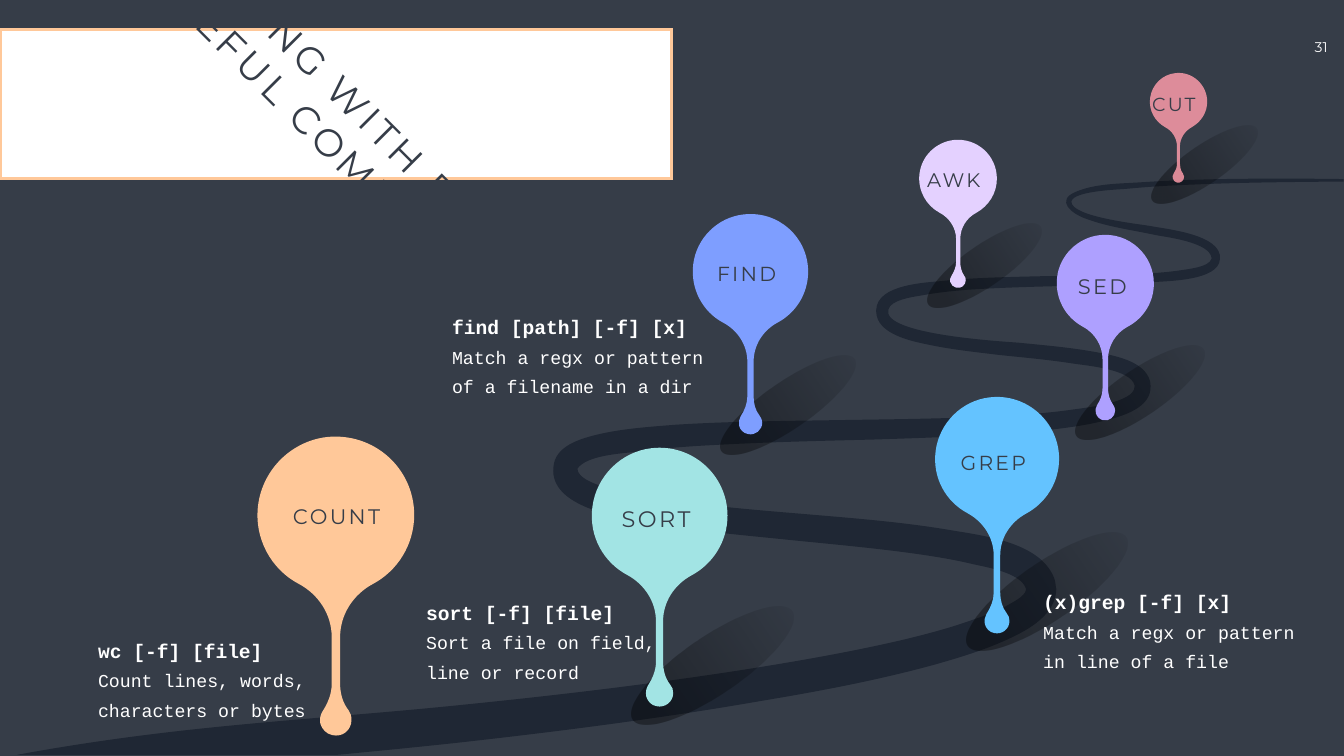
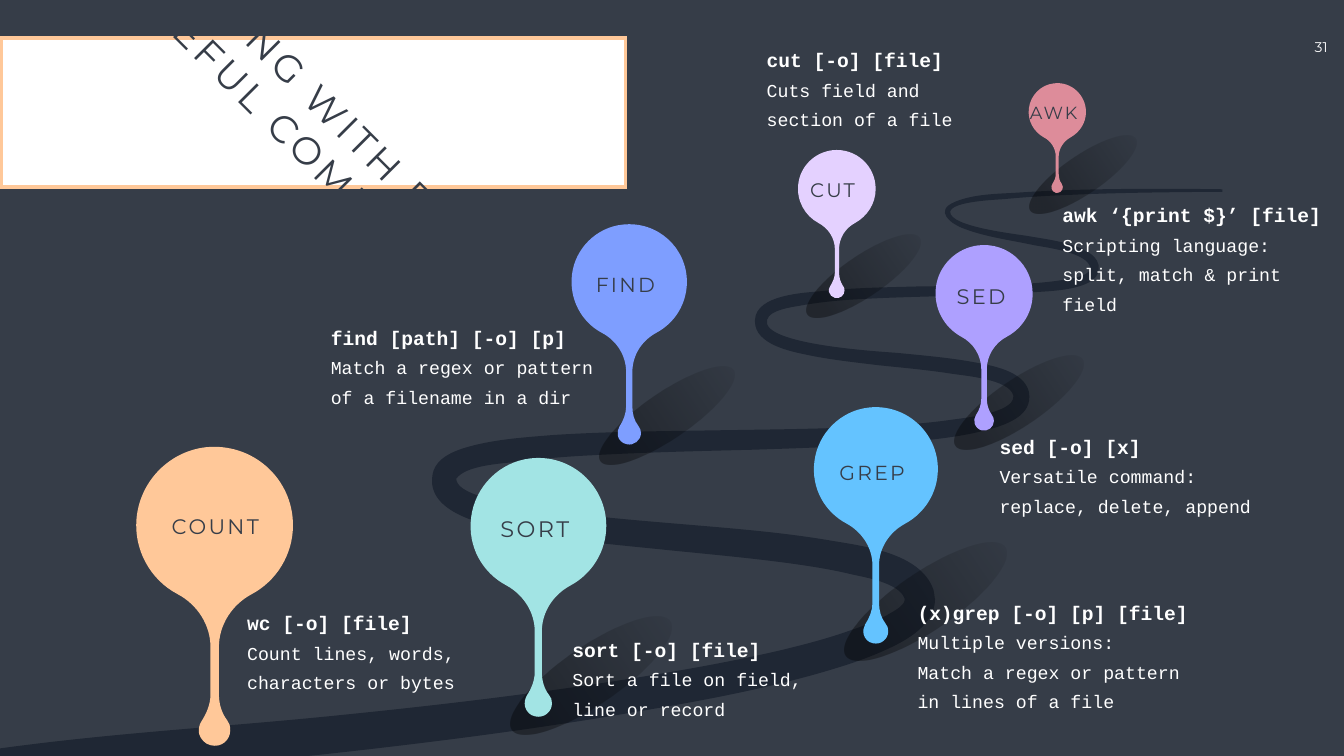
Before and after one commit to Center-for-Health-Data-Science/Just-Bash-It, a slide deck: slide 31 of Commandline_Workshop.pptx. Drawn at 1344x756 pixels with LibreOffice and Linux fonts; fonts in the diff are those of the drawing. Boxes give left, top, right and bottom in pixels: in the first picture for what was removed or moved away, otherwise in the second. Text is boxed around its words. In the diff, an @@ line names an element or a change of style, - is before the commit and + after.

Commit message:
section on advanced commands added - not done

```diff
--- a/Commandline_Workshop.pptx
+++ b/Commandline_Workshop.pptx
@@ rectangle: place and size @@
-rectangle at (0, 30, 672, 179)
+rectangle at (2, 38, 626, 187)
@@ text "CUT": place and size @@
-text "CUT" at (1124, 90, 1232, 119)
+text "CUT" at (767, 54, 802, 67)
@@ text "CUT" at (767, 54, 802, 67): size 27 to 28 pt, letter spacing 3 to 3.1 pt @@
@@ text added at (767, 53, 953, 126), 26 pt, text #FFFFFF @@
+cut [-o] [file]
+Cuts field and section of a file
@@ line "WORKING WITH FILES -": place and size @@
-line "WORKING WITH FILES -" at (336, 55, 406, 126)
+line "WORKING WITH FILES -" at (314, 64, 384, 134)
@@ text "AWK": place and size @@
-text "AWK" at (927, 173, 980, 187)
+text "AWK" at (1030, 106, 1077, 124)
@@ text "AWK" at (1030, 106, 1077, 124): size 28 to 25 pt, letter spacing 3.1 to 2.8 pt @@
@@ text added at (1062, 208, 1321, 312), 26 pt, text #FFFFFF @@
+awk ‘{print $}’ [file]
+Scripting language: split, match & print field
@@ text at (331, 331, 593, 404): text changed @@
-find [path] [-f] [x]
-Match a regx or pattern of a filename in a dir
+find [path] [-o] [p]
+Match a regex or pattern of a filename in a dir
@@ text added at (1000, 440, 1251, 517), 26 pt, text #FFFFFF @@
+sed [-o] [x]
+Versatile command: replace, delete, append
@@ 8 freeform shapes, 6 ellipses, 5 texts: place and size @@
-8 freeform shapes, 6 ellipses, 5 texts at (18, 73, 1344, 755)
+8 freeform shapes, 6 ellipses, 5 texts at (0, 83, 1222, 756)
@@ text "wc [-o] [file]": place and size @@
-text "wc [-o] [file]" at (98, 644, 306, 721)
+text "wc [-o] [file]" at (247, 616, 455, 693)
@@ text at (247, 616, 411, 634): text changed @@
-wc [-f] [file]
+wc [-o] [file]
@@ text at (918, 606, 1188, 708): text changed @@
-(x)grep [-f] [x]
-Match a regx or pattern in line of a file
+(x)grep [-o] [p] [file]
+Multiple versions:
+Match a regex or pattern in lines of a file
@@ text "sort [-o] [file]": place and size @@
-text "sort [-o] [file]" at (426, 606, 656, 680)
+text "sort [-o] [file]" at (572, 643, 802, 717)
@@ text at (572, 643, 760, 661): text changed @@
-sort [-f] [file]
+sort [-o] [file]
```
Also in this commit, not shown: 7 other slides changed, 1 slide added.
